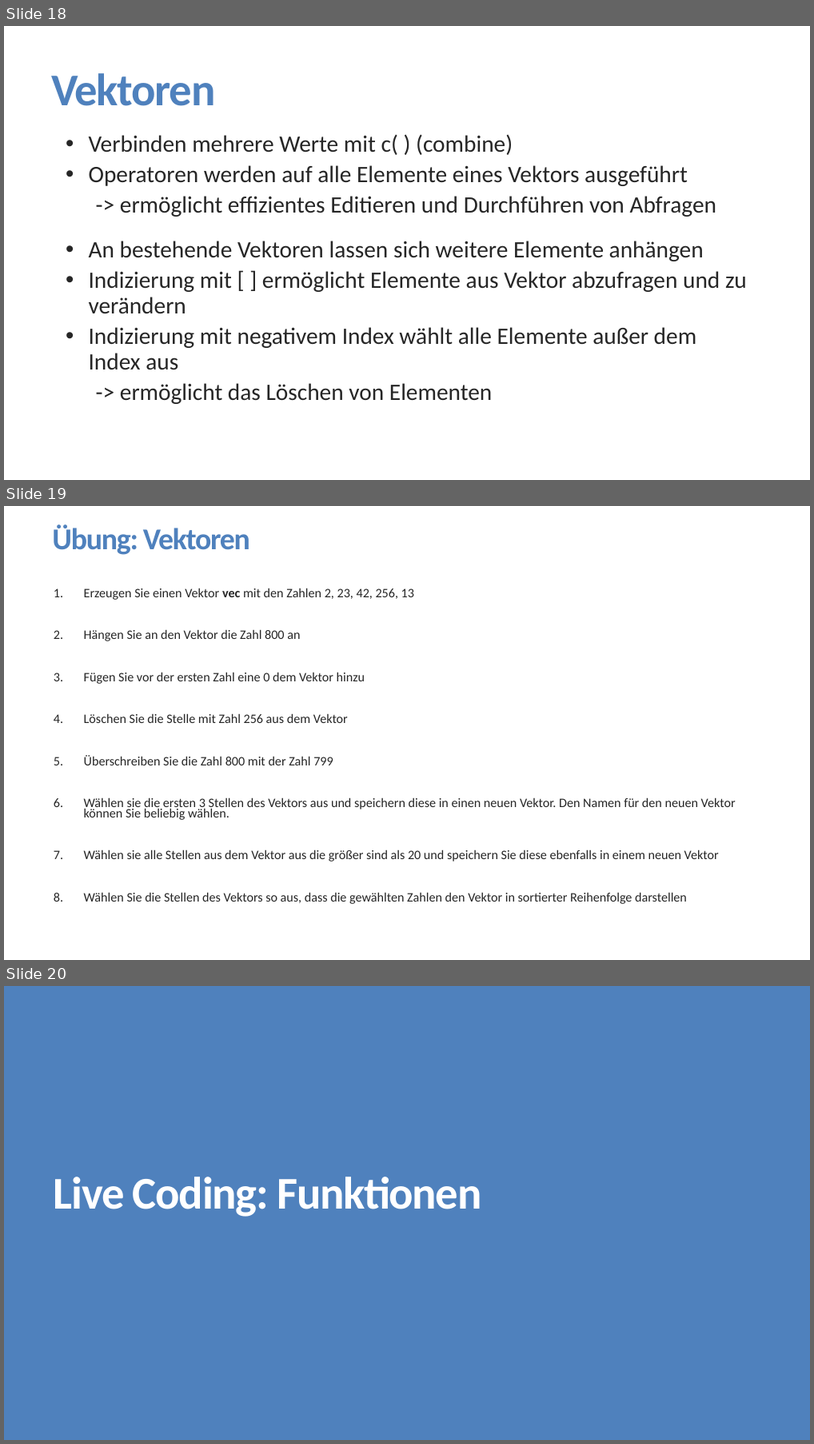
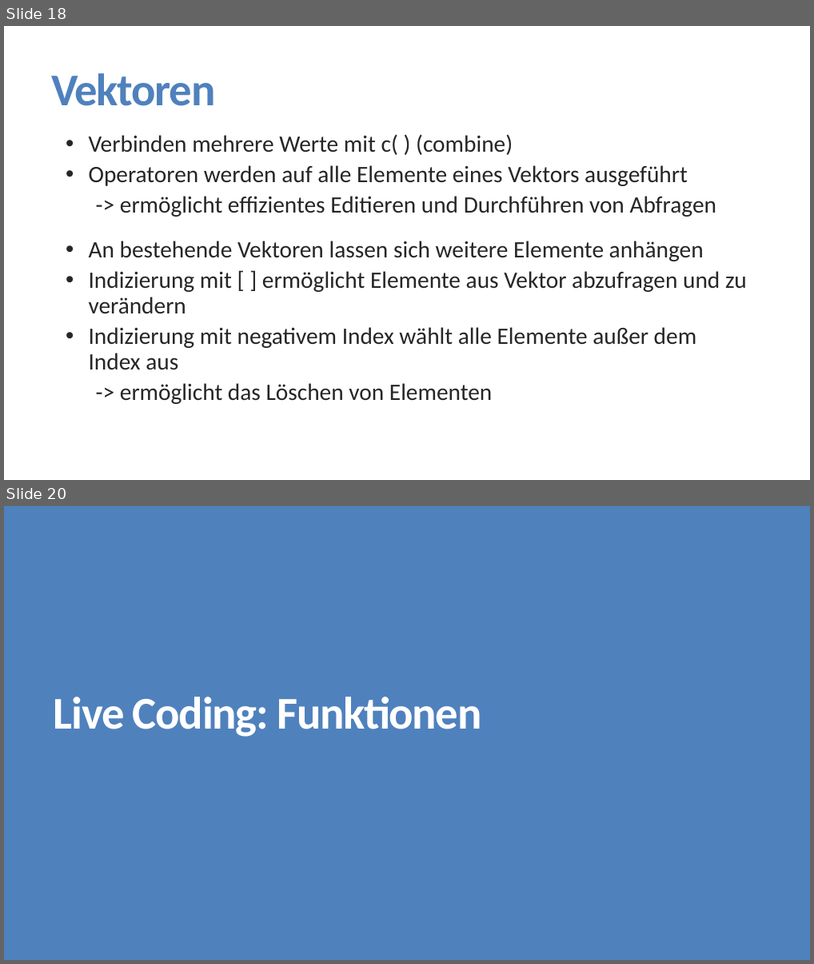
Before and after one commit to FlorianKeppeler/RKurs, a slide deck: Präsentationen/Einführung in R.pptx. Shown one above the other, each under a label of ours: slides 18, 19 and 20 before the commit, slides 18 and 20 after it; the slides between them are not shown. The pictures are 814x1444 and 814x964 pixels, drawn with LibreOffice and Linux fonts; fonts in the diff are those of the drawing. Boxes give left, top, right and bottom in pixels: in the first picture for what was removed or moved away, otherwise in the second. Text is boxed around its words. In the diff, an @@ line names an element or a change of style, - is before the commit and + after.

Commit message:
Alle Übungen als eigene Dokumente aus der Powerpoint exportiert

```diff
--- a/Präsentationen/Einführung in R.pptx
+++ b/Präsentationen/Einführung in R.pptx
@@ slide 19 removed at (4, 506, 810, 960), background #FFFFFF @@
@@ title removed at (52, 524, 250, 555) @@
-Übung: Vektoren
@@ text removed at (84, 588, 736, 904) @@
-1. Erzeugen Sie einen Vektor vec mit den Zahlen 2, 23, 42, 256, 13
-2. Hängen Sie an den Vektor die Zahl 800 an
-3. Fügen Sie vor der ersten Zahl eine 0 dem Vektor hinzu
-4. Löschen Sie die Stelle mit Zahl 256 aus dem Vektor
-5. Überschreiben Sie die Zahl 800 mit der Zahl 799
-6. Wählen sie die ersten 3 Stellen des Vektors aus und speichern diese in einen neuen Vektor. Den Namen für den neuen Vektor können Sie beliebig wählen.
-7. Wählen sie alle Stellen aus dem Vektor aus die größer sind als 20 und speichern Sie diese ebenfalls in einem neuen Vektor
-8. Wählen Sie die Stellen des Vektors so aus, dass die gewählten Zahlen den Vektor in sortierter Reihenfolge darstellen
```
Also in this commit, not shown: 4 slides changed, 8 slides added, 7 other slides removed, 10 other files.
